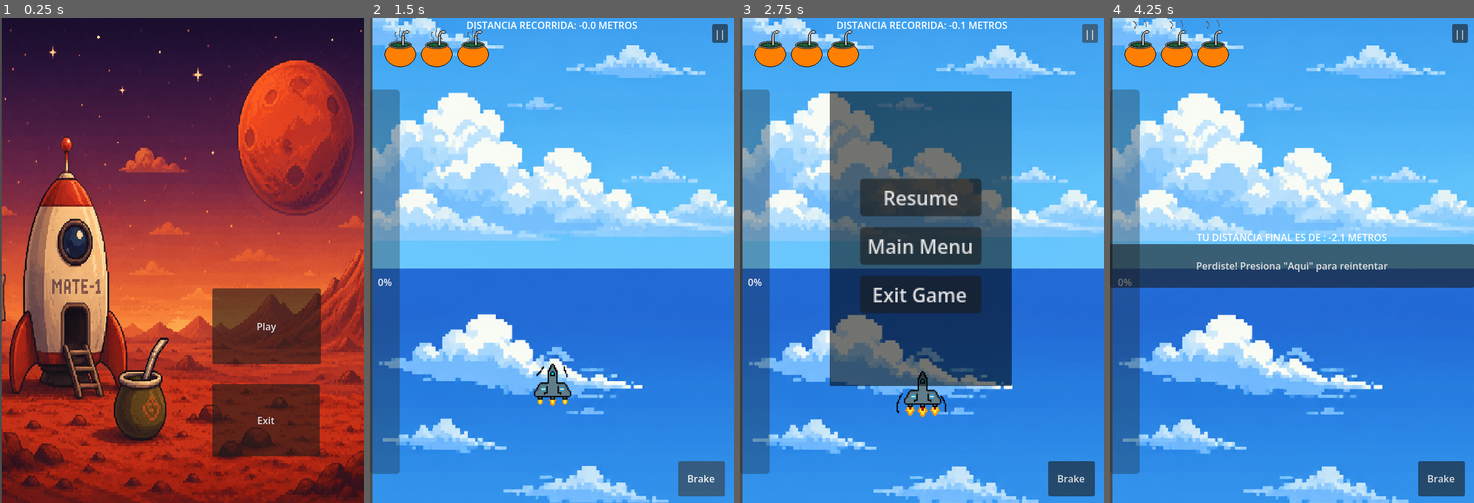
Above: before the commit, frames 1-4 (left to right).
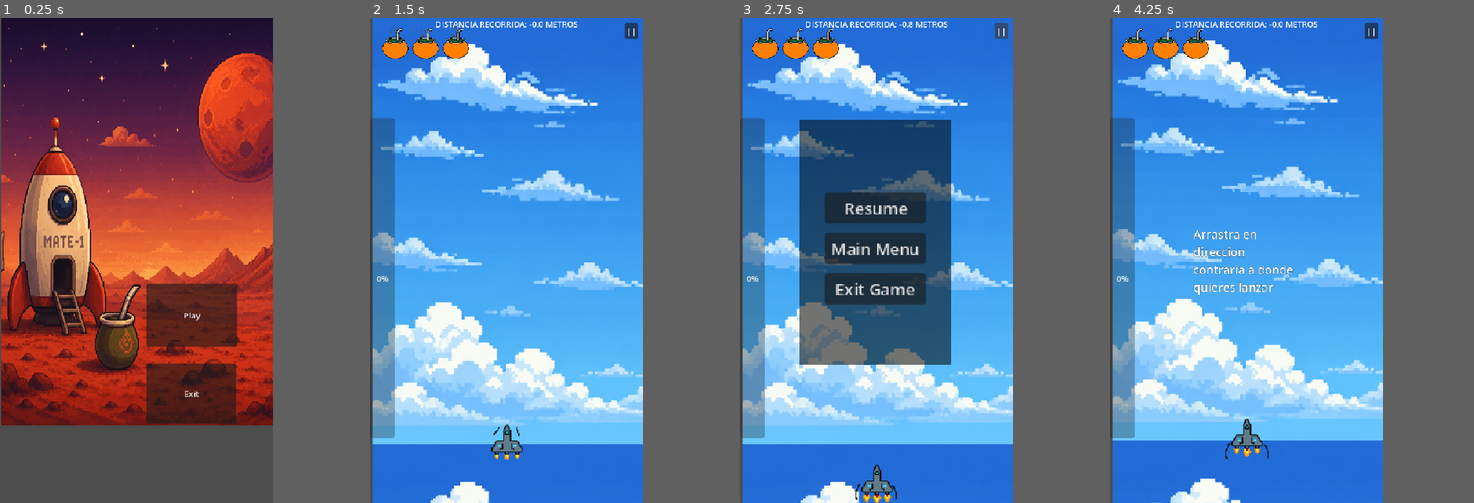
Above: after the commit, the same moments.

Repository: LaiunMiguel/Mate-en-Marte
Game: Godot game, scene res://Scenes/Menus/MenuPrincipal.tscn
The game is run twice, just before and just after one commit, with the same random seed, the same clock (stepped at 60 frames per second) and the same inputs.
Inputs (mouse positions are in pixels of both pictures, inside the frame that each line leads up to):
- Up to frame 1 (0.25 s): no input
- Up to frame 2 (1.5 s): click "Play" at 0.5 s; click (701, 478) at 1.25 s, where only the run before the commit has a clickable "Brake"
- Up to frame 3 (2.75 s): click "||" at 2 s
- Up to frame 4 (4.25 s): click "Resume" at 2.75 s; click (1292, 265) at 3.5 s, where only the run after the commit has a clickable "Perdiste! Presiona 'Aqui' par…"
In our replay, the window is 600x800 before the commit and 450x800 after it. These sizes can differ from the game's own. Grey fills any space a smaller window leaves; there, only what the larger window draws over its background counts as a difference.

The runs differ from the first frame. In frame 1, 73% of the frame differs, in the area x 0-100%, y 0-100%; in frame 2, 89%; in frame 3, 85%; in frame 4, 95%.

Commit message:
agregados sprites

Diff:
--- a/Scenes/Menus/GameScene.tscn
+++ b/Scenes/Menus/GameScene.tscn
@@ -12,12 +12,13 @@
 [ext_resource type="PackedScene" uid="uid://drpwix1et7kvu" path="res://Scenes/Obstacles/Asteroid.tscn" id="6_ugqhr"]
 [ext_resource type="PackedScene" uid="uid://dc8445oaf6u7s" path="res://Scenes/Buff/Star.tscn" id="7_wkp8b"]
 [ext_resource type="PackedScene" uid="uid://bgc6sbrhca31" path="res://Scenes/Obstacles/Alien.tscn" id="7_xa1i3"]
+[ext_resource type="PackedScene" uid="uid://dectt81r62e5w" path="res://Scenes/Obstacles/MiniAsteroid.tscn" id="8_eq5i7"]
 [ext_resource type="PackedScene" uid="uid://uiaahtf8j42k" path="res://Scenes/Menus/Pause_Menu.tscn" id="10_n5qs1"]
 [ext_resource type="Shader" uid="uid://bokpkow4w5nr3" path="res://Shaders/GameScene.gdshader" id="11_axnfw"]
 [ext_resource type="AudioStream" uid="uid://suc74o5nvu6v" path="res://Assets/Sound/Orbital Coin Run.mp3" id="15_xbt34"]
 
 [sub_resource type="SegmentShape2D" id="SegmentShape2D_trn2v"]
-b = Vector2(600, 1)
+b = Vector2(864, 0)
 
 [sub_resource type="ShaderMaterial" id="ShaderMaterial_ugqhr"]
 shader = ExtResource("11_axnfw")
@@ -87,6 +88,8 @@
 [node name="Main" type="Node2D" unique_id=1840420445]
 script = ExtResource("1_uu6xs")
 
+[node name="ObstaclesContainer" type="Node" parent="." unique_id=1892285031]
+
 [node name="Line2D" type="Line2D" parent="." unique_id=1583125275]
 points = PackedVector2Array(0, 2)
 
@@ -103,13 +106,16 @@
 script = ExtResource("3_03owx")
 
 [node name="CollisionShape2D" type="CollisionShape2D" parent="OutOfArea" unique_id=1943068426]
+position = Vector2(-157, 0)
 shape = SubResource("SegmentShape2D_trn2v")
 
 [node name="Director" type="Node" parent="." unique_id=363336694]
 process_mode = 1
 script = ExtResource("3_r0du0")
 max_velocity_of_obstacles = 150.0
-obstacles_scenes = Array[PackedScene]([ExtResource("4_cm0pq"), ExtResource("6_ugqhr"), ExtResource("7_xa1i3")])
+distance_to_level_up = 150.0
+next_distance_to_level_up = 150
+obstacles_scenes = Array[PackedScene]([ExtResource("4_cm0pq"), ExtResource("6_ugqhr"), ExtResource("8_eq5i7"), ExtResource("7_xa1i3")])
 buff_list = Array[PackedScene]([ExtResource("5_lgr22"), ExtResource("7_wkp8b")])
 
 [node name="Spawn_timer" type="Timer" parent="Director" unique_id=711883737]
@@ -119,8 +125,6 @@
 [node name="BuffSpawn" type="Timer" parent="Director" unique_id=1883891564]
 wait_time = 5.0
 autostart = true
-
-[node name="ObstaclesContainer" type="Node" parent="." unique_id=1892285031]
 
 [node name="CamaraController" type="Node" parent="." unique_id=1364211572 node_paths=PackedStringArray("player_to_follow")]
 unique_name_in_owner = true
@@ -236,20 +240,6 @@
 autowrap_mode = 3
 metadata/_edit_use_anchors_ = true
 
-[node name="BrakeButton" type="Button" parent="CanvasLayer" unique_id=1841726730]
-anchors_preset = 3
-anchor_left = 1.0
-anchor_top = 1.0
-anchor_right = 1.0
-anchor_bottom = 1.0
-offset_left = -92.0
-offset_top = -69.0
-offset_right = -15.0
-offset_bottom = -11.0
-grow_horizontal = 0
-grow_vertical = 0
-text = "Brake"
-
 [node name="PlayerWonLabel" type="Label" parent="CanvasLayer" unique_id=1093772574]
 visible = false
 anchors_preset = 8
@@ -270,9 +260,8 @@
 [node name="ParallaxBackground" type="ParallaxBackground" parent="." unique_id=1965743974]
 
 [node name="ParallaxLayer" type="ParallaxLayer" parent="ParallaxBackground" unique_id=1397891712]
-position = Vector2(0, -195)
 motion_offset = Vector2(10, 10)
-motion_mirroring = Vector2(0, 859)
+motion_mirroring = Vector2(0, 850)
 
 [node name="TextureRect" type="TextureRect" parent="ParallaxBackground/ParallaxLayer" unique_id=2109849216]
 offset_right = 1448.0
@@ -289,5 +278,3 @@
 [connection signal="timeout" from="Director/BuffSpawn" to="Director" method="_on_buff_spawn_timeout"]
 [connection signal="pressed" from="CanvasLayer/Button_lose" to="." method="_on_button_lose_pressed"]
 [connection signal="pressed" from="CanvasLayer/PausaMenu" to="." method="_on_pausa_menu_pressed"]
-[connection signal="pressed" from="CanvasLayer/BrakeButton" to="." method="_on_brake_button_pressed"]
-[connection signal="pressed" from="CanvasLayer/BrakeButton" to="Player" method="_on_brake_button_pressed"]
--- a/Scenes/Obstacles/Alien.tscn
+++ b/Scenes/Obstacles/Alien.tscn
@@ -1,26 +1,99 @@
 [gd_scene format=3 uid="uid://bgc6sbrhca31"]
 
 [ext_resource type="Script" uid="uid://cvi524e3j5hh0" path="res://Scenes/Obstacles/Alien.gd" id="1_g4shy"]
-[ext_resource type="Texture2D" uid="uid://tmn0pvcovflx" path="res://Assets/Imagenes/nube.png" id="2_dsvxs"]
+[ext_resource type="Texture2D" uid="uid://bac1g5qnv8byu" path="res://Assets/Imagenes/alien-Sheet.png" id="2_dsvxs"]
+
+[sub_resource type="AtlasTexture" id="AtlasTexture_yvt0o"]
+atlas = ExtResource("2_dsvxs")
+region = Rect2(0, 0, 64, 32)
+
+[sub_resource type="AtlasTexture" id="AtlasTexture_g7l48"]
+atlas = ExtResource("2_dsvxs")
+region = Rect2(64, 0, 64, 32)
+
+[sub_resource type="AtlasTexture" id="AtlasTexture_5o8dn"]
+atlas = ExtResource("2_dsvxs")
+region = Rect2(128, 0, 64, 32)
+
+[sub_resource type="AtlasTexture" id="AtlasTexture_lrvik"]
+atlas = ExtResource("2_dsvxs")
+region = Rect2(192, 0, 64, 32)
+
+[sub_resource type="AtlasTexture" id="AtlasTexture_qc4gf"]
+atlas = ExtResource("2_dsvxs")
+region = Rect2(256, 0, 64, 32)
+
+[sub_resource type="AtlasTexture" id="AtlasTexture_0py44"]
+atlas = ExtResource("2_dsvxs")
+region = Rect2(320, 0, 64, 32)
+
+[sub_resource type="AtlasTexture" id="AtlasTexture_woneh"]
+atlas = ExtResource("2_dsvxs")
+region = Rect2(384, 0, 64, 32)
+
+[sub_resource type="AtlasTexture" id="AtlasTexture_nem14"]
+atlas = ExtResource("2_dsvxs")
+region = Rect2(448, 0, 64, 32)
+
+[sub_resource type="SpriteFrames" id="SpriteFrames_kekkm"]
+animations = [{
+"frames": [],
+"loop": true,
+"name": &"fire",
+"speed": 5.0
+}, {
+"frames": [{
+"duration": 1.0,
+"texture": SubResource("AtlasTexture_yvt0o")
+}, {
+"duration": 1.0,
+"texture": SubResource("AtlasTexture_g7l48")
+}, {
+"duration": 1.0,
+"texture": SubResource("AtlasTexture_5o8dn")
+}, {
+"duration": 1.0,
+"texture": SubResource("AtlasTexture_lrvik")
+}, {
+"duration": 1.0,
+"texture": SubResource("AtlasTexture_qc4gf")
+}, {
+"duration": 1.0,
+"texture": SubResource("AtlasTexture_0py44")
+}, {
+"duration": 1.0,
+"texture": SubResource("AtlasTexture_woneh")
+}, {
+"duration": 1.0,
+"texture": SubResource("AtlasTexture_nem14")
+}],
+"loop": true,
+"name": &"idle",
+"speed": 10.0
+}]
 
 [node name="Alien" type="Node2D" unique_id=188158237]
 script = ExtResource("1_g4shy")
-
-[node name="Sprite2D" type="Sprite2D" parent="." unique_id=1523546565]
-scale = Vector2(3, 3)
-texture = ExtResource("2_dsvxs")
 
 [node name="TimeAlive" type="Timer" parent="." unique_id=1565207307]
 wait_time = 5.0
 one_shot = true
 
 [node name="VisibleOnScreenNotifier2D" type="VisibleOnScreenNotifier2D" parent="." unique_id=1745184735]
-position = Vector2(0, -6)
+position = Vector2(0, -12)
 
 [node name="ShootingTime" type="Timer" parent="." unique_id=731291899]
 wait_time = 2.0
 autostart = true
 
+[node name="AnimatedSprite2D" type="AnimatedSprite2D" parent="." unique_id=311926622]
+position = Vector2(0, -47)
+scale = Vector2(3, 3)
+sprite_frames = SubResource("SpriteFrames_kekkm")
+animation = &"idle"
+autoplay = "idle"
+frame_progress = 0.7630195
+
 [connection signal="timeout" from="TimeAlive" to="." method="_on_time_alive_timeout"]
 [connection signal="screen_exited" from="VisibleOnScreenNotifier2D" to="." method="_on_visible_on_screen_notifier_2d_screen_exited"]
 [connection signal="timeout" from="ShootingTime" to="." method="_on_shooting_time_timeout"]
--- a/Scenes/Obstacles/Asteroid.tscn
+++ b/Scenes/Obstacles/Asteroid.tscn
@@ -1,10 +1,11 @@
 [gd_scene format=3 uid="uid://drpwix1et7kvu"]
 
 [ext_resource type="Script" uid="uid://d0i1qfcpfnq0y" path="res://Scenes/Obstacles/Asteroid.gd" id="1_4heqm"]
-[ext_resource type="Texture2D" uid="uid://dy2vjrtg8e6d" path="res://Assets/Imagenes/burbuja_escudo.png" id="2_4heqm"]
+[ext_resource type="Texture2D" uid="uid://ds018qloo35js" path="res://Assets/Imagenes/asteroide.png" id="2_4heqm"]
 
-[sub_resource type="CircleShape2D" id="CircleShape2D_rwuic"]
-radius = 47.095646
+[sub_resource type="CapsuleShape2D" id="CapsuleShape2D_xodst"]
+radius = 46.0
+height = 146.0
 
 [node name="Asteroid" type="Area2D" unique_id=2001614328]
 collision_layer = 4
@@ -12,14 +13,16 @@
 script = ExtResource("1_4heqm")
 
 [node name="Sprite2D" type="Sprite2D" parent="." unique_id=134739076]
-scale = Vector2(2.5, 2.5)
+position = Vector2(18.999998, -9.999999)
+scale = Vector2(5, 5)
 texture = ExtResource("2_4heqm")
 
 [node name="VisibleOnScreenNotifier2D" type="VisibleOnScreenNotifier2D" parent="." unique_id=1548153358]
 
 [node name="CollisionShape2D" type="CollisionShape2D" parent="." unique_id=1460600404]
-position = Vector2(2, -5)
-shape = SubResource("CircleShape2D_rwuic")
+position = Vector2(21, 4)
+rotation = 1.5707964
+shape = SubResource("CapsuleShape2D_xodst")
 debug_color = Color(0.41409773, 0.28121758, 0.06349028, 0.41960785)
 
 [connection signal="body_entered" from="." to="." method="_on_body_entered"]
--- a/Scenes/Obstacles/LaserProjectile.tscn
+++ b/Scenes/Obstacles/LaserProjectile.tscn
@@ -1,23 +1,28 @@
 [gd_scene format=3 uid="uid://dyly75nwa1n3l"]
 
 [ext_resource type="Script" uid="uid://5qdwvtnf83fj" path="res://Scenes/Obstacles/laser_projectile.gd" id="1_10uqd"]
-[ext_resource type="Texture2D" uid="uid://bxbq4o7q0ec66" path="res://Assets/Imagenes/Confucion.png" id="1_tnxbk"]
+[ext_resource type="Texture2D" uid="uid://b1ni42fy8m0tv" path="res://Assets/Imagenes/disparo.png" id="2_10uqd"]
 
-[sub_resource type="CircleShape2D" id="CircleShape2D_10uqd"]
-radius = 21.023796
+[sub_resource type="RectangleShape2D" id="RectangleShape2D_e42ta"]
+size = Vector2(22, 12)
 
 [node name="LaserProjectile" type="Area2D" unique_id=1955140416]
 collision_layer = 4
 collision_mask = 2
 script = ExtResource("1_10uqd")
 
+[node name="Sprite2D" type="Sprite2D" parent="." unique_id=1643531475]
+position = Vector2(-15, 1)
+rotation = 1.5707964
+scale = Vector2(4, 4)
+texture = ExtResource("2_10uqd")
+
 [node name="CollisionShape2D" type="CollisionShape2D" parent="." unique_id=486499138]
-shape = SubResource("CircleShape2D_10uqd")
-
-[node name="Sprite2D" type="Sprite2D" parent="." unique_id=1643531475]
-texture = ExtResource("1_tnxbk")
+position = Vector2(1, 1)
+shape = SubResource("RectangleShape2D_e42ta")
 
 [node name="VisibleOnScreenEnabler2D" type="VisibleOnScreenEnabler2D" parent="." unique_id=1111423089]
+rect = Rect2(-8, -1, 18, 5)
 
 [connection signal="body_entered" from="." to="." method="_on_body_entered"]
 [connection signal="screen_exited" from="VisibleOnScreenEnabler2D" to="." method="_on_visible_on_screen_enabler_2d_screen_exited"]
--- /dev/null
+++ b/Scenes/Obstacles/MiniAsteroid.tscn
@@ -0,0 +1,24 @@
+[gd_scene format=3 uid="uid://dectt81r62e5w"]
+
+[ext_resource type="Texture2D" uid="uid://cedm7ot4gkimq" path="res://Assets/Imagenes/asteroide2.png" id="1_1rm88"]
+[ext_resource type="Script" uid="uid://d0i1qfcpfnq0y" path="res://Scenes/Obstacles/Asteroid.gd" id="1_qm4hp"]
+
+[sub_resource type="CircleShape2D" id="CircleShape2D_qm4hp"]
+radius = 26.305893
+
+[node name="MiniAsteroid" type="Area2D" unique_id=1482899434]
+script = ExtResource("1_qm4hp")
+
+[node name="Sprite2D" type="Sprite2D" parent="." unique_id=616898763]
+position = Vector2(18.999998, -9.999999)
+scale = Vector2(3, 3)
+texture = ExtResource("1_1rm88")
+
+[node name="VisibleOnScreenNotifier2D" type="VisibleOnScreenNotifier2D" parent="." unique_id=1702651712]
+
+[node name="CollisionShape2D" type="CollisionShape2D" parent="." unique_id=1207921182]
+position = Vector2(11, -6)
+shape = SubResource("CircleShape2D_qm4hp")
+debug_color = Color(0.41409773, 0.28121758, 0.06349028, 0.41960785)
+
+[connection signal="screen_exited" from="VisibleOnScreenNotifier2D" to="." method="_on_visible_on_screen_notifier_2d_screen_exited"]
--- a/Scenes/Obstacles/asteroid.gd
+++ b/Scenes/Obstacles/asteroid.gd
@@ -8,6 +8,10 @@
 	global_position = position
 	scale = Vector2.ONE * size
 	obstacle_speed = speed
+	rotation = randf_range(0, 360)
+
+func _process(delta: float) -> void:
+	rotate(0.1 * delta)
 
 func _on_visible_on_screen_notifier_2d_screen_exited() -> void:
 	queue_free()
--- a/Scenes/Obstacles/laser_projectile.gd
+++ b/Scenes/Obstacles/laser_projectile.gd
@@ -10,12 +10,16 @@
 	direction = (player.global_position - spawn_point).normalized()
 	speed = projectile_speed
 
+	rotation = direction.angle()
+
+
 func _process(delta):
 	direction = direction.lerp(
 		(player_to_follow.global_position - global_position).normalized(),
 		2.0 * delta
 	).normalized()
 
+	rotation = direction.angle()
 	position += direction * speed * delta
 
 func _on_visible_on_screen_enabler_2d_screen_exited() -> void:
--- a/Scenes/player/Player.gd
+++ b/Scenes/player/Player.gd
@@ -18,10 +18,10 @@
 # Player stats
 @export var MAX_LIFE:            int   = 3
 @export var CURRENT_LIFE:        int   = 3
-@export var MAX_DRAGG_DISTANCE:  float = 100.0
+@export var MAX_DRAGG_DISTANCE:  float = 150.0
 @export var MIN_DRAG_DISTANCE:   float = 20.0
 @export var IMPULSE:             float = 8.0
-@export var MAX_SPEED:           float = 750.0
+@export var MAX_SPEED:           float = 950.0
 @export var MOVE_COOLDOWN:       float = 0.5
 @export var TIME_SLOW:           float = 0.4
 @export var GRAVITY:             float = 300
--- a/Scenes/player/Player.tscn
+++ b/Scenes/player/Player.tscn
@@ -254,7 +254,7 @@
 script = ExtResource("3_kne1u")
 player = NodePath("..")
 start_state = NodePath("IdleState")
-states_list = [NodePath("IdleState"), NodePath("AimState"), NodePath("LaunchState"), NodePath("CooldownState"), NodePath("BrakeState")]
+states_list = [NodePath("IdleState"), NodePath("AimState"), NodePath("LaunchState")]
 
 [node name="IdleState" type="Node" parent="StateMachine" unique_id=1283856208]
 script = ExtResource("4_dtqjt")
--- a/Scenes/player/States/LaunchState.gd
+++ b/Scenes/player/States/LaunchState.gd
@@ -6,7 +6,7 @@
 
 func _launch_player() -> void:
 	player.slingshot()
-	finished.emit("cooldown")
+	finished.emit("idle")
 
 
 func exit() -> void:
--- a/Scripts/CamaraController.gd
+++ b/Scripts/CamaraController.gd
@@ -5,7 +5,7 @@
 @export var player_to_follow : Player
 
 #Camara Config
-@export var offset : float = 200.0
+@export var offset : float = 350.0
 @export var smoothing : float = 5.0
 
 #Margenes de spawn
--- a/Scripts/Spawner.gd
+++ b/Scripts/Spawner.gd
@@ -48,7 +48,7 @@
 		0:
 			_spawn_basic_obstacles()
 		1:
-			_spawn_basic_obstacles()
+			_spawn_medium_obstacles()
 		2:
 			_spawn_advanced_obstacles()
 		3:
@@ -61,7 +61,7 @@
 func _spawn_basic_obstacles():
 	for i in range(number_of_obstacles_per_spawn):
 			if (obstacles_container.get_child_count() <= max_obstacles_per_screen):
-				var obstacle = obstacles_scenes[threat_lvl].instantiate()
+				var obstacle = obstacles_scenes[0].instantiate()
 				obstacles_container.add_child(obstacle)
 				var offscreen = camara_controller.get_vertical_offscreen()
 				var position : Vector2 = Vector2(
@@ -72,10 +72,25 @@
 				var size : float = randf_range(min_obstacle_size,max_obstacle_size)
 				obstacle.initialize(position,size,obstacle_speed)
 
+func _spawn_medium_obstacles():
+	for i in range(number_of_obstacles_per_spawn + 2):
+			if (obstacles_container.get_child_count() <= max_obstacles_per_screen + 1):
+				var obstacle = obstacles_scenes[randi_range(1,2)].instantiate()
+				obstacles_container.add_child(obstacle)
+				var offscreen = camara_controller.get_vertical_offscreen()
+				var position : Vector2 = Vector2(
+					randf_range(0,view_port),
+					randf_range(offscreen,offscreen - 200)
+					)
+				var obstacle_speed : float = randf_range(min_velocity_of_obstacles,max_velocity_of_obstacles)
+				var size : float = randf_range(min_obstacle_size,max_obstacle_size)
+				obstacle.initialize(position,size,obstacle_speed)
+
+
 func _spawn_advanced_obstacles():
 	for i in range(number_of_obstacles_per_spawn):
 			if (obstacles_container.get_child_count() <= max_obstacles_per_screen):
-				var obstacle = obstacles_scenes[threat_lvl].instantiate()
+				var obstacle = obstacles_scenes[3].instantiate()
 				obstacles_container.add_child(obstacle)
 				var offscreen = camara_controller.get_vertical_offscreen()
 				var position : Vector2 = Vector2(
--- a/project.godot
+++ b/project.godot
@@ -17,8 +17,8 @@
 
 [display]
 
-window/size/viewport_width=600
-window/size/viewport_height=800
+window/size/viewport_width=540
+window/size/viewport_height=960
 window/stretch/mode="canvas_items"
 
 [global_group]
@@ -44,11 +44,6 @@
 , Object(InputEventKey,"resource_local_to_scene":false,"resource_name":"","device":-1,"window_id":0,"alt_pressed":false …(183 unchanged characters)…
 ]
 }
-brake={
-"deadzone": 0.2,
-"events": [Object(InputEventMouseButton,"resource_local_to_scene":false,"resource_name":"","device":-1,"window_id":0,"alt_pressed":false,"shift_pressed":false,"ctrl_pressed":false,"meta_pressed":false,"button_mask":2,"position":Vector2(96, 15),"global_position":Vector2(105, 63),"factor":1.0,"button_index":2,"canceled":false,"pressed":true,"double_click":false,"script":null)
-]
-}
 
 [layer_names]
 
Binary file added: Assets/Imagenes/alien-Sheet.png
Not shown, added: Assets/Imagenes/alien-Sheet.png.import
Binary file added: Assets/Imagenes/asteroide.png
Not shown, added: Assets/Imagenes/asteroide.png.import
Binary file added: Assets/Imagenes/asteroide2.png
Not shown, added: Assets/Imagenes/asteroide2.png.import
Binary file added: Assets/Imagenes/disparo.png
Not shown, added: Assets/Imagenes/disparo.png.import
